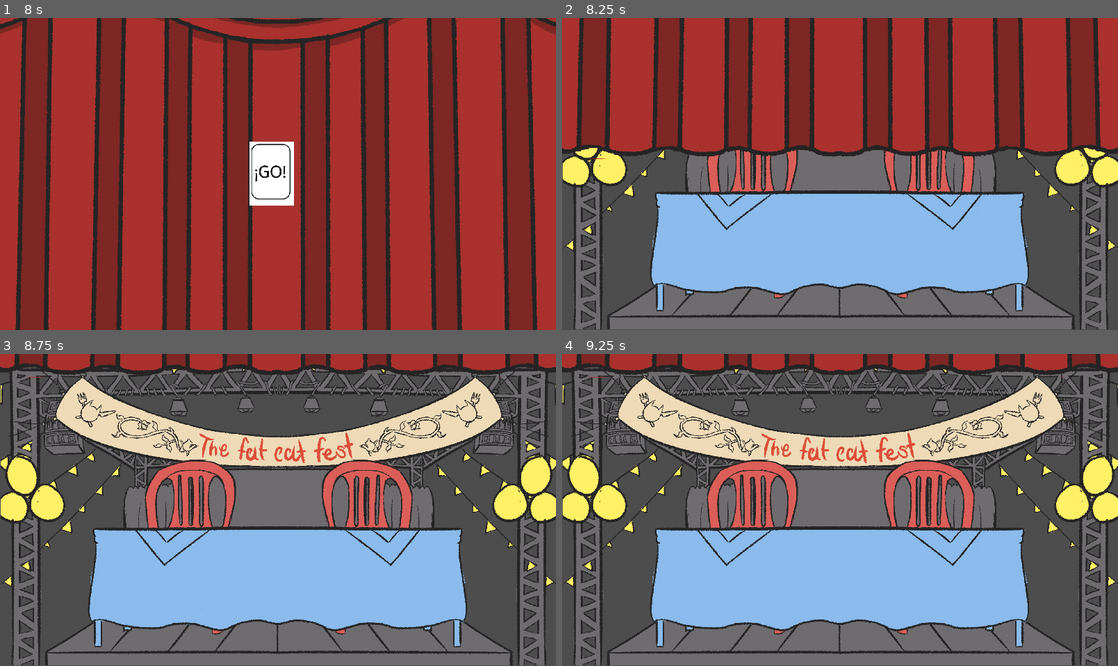
Above: before the commit, frames 1-4 (two rows, left to right).
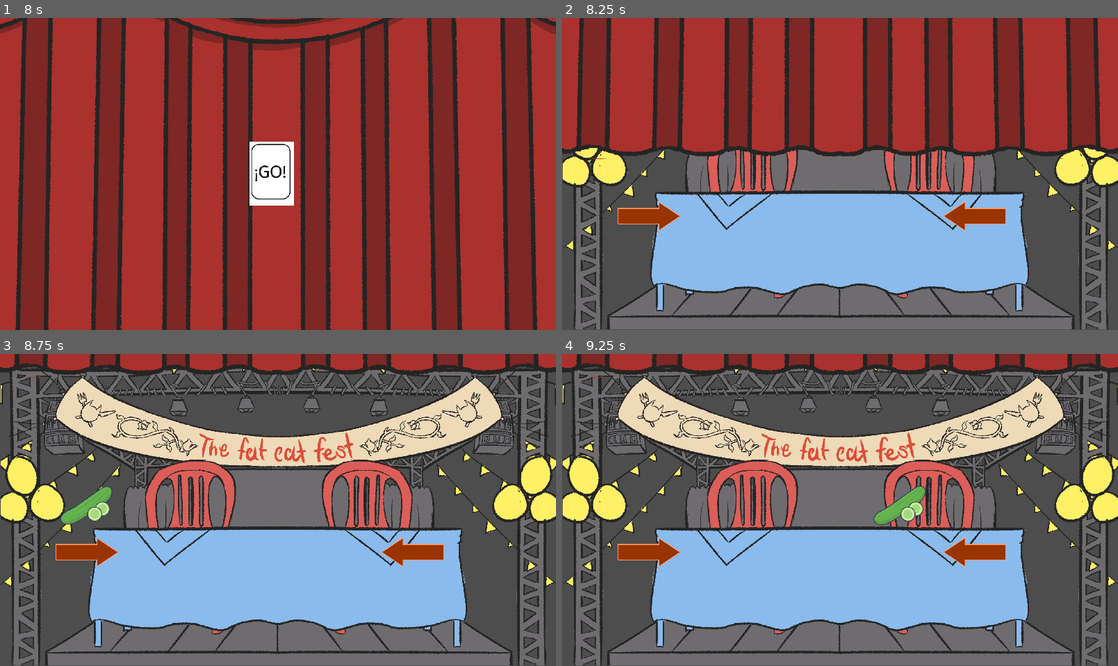
Above: after the commit, the same moments.

Repository: soetgdeznsgk/GGJ24---Fat-Cat-Fest
Game: Godot game, scene res://Escenas/Menus/menu_principal.tscn
The game is run twice, just before and just after one commit, with the same random seed, the same clock (stepped at 60 frames per second) and the same inputs. The engine's default icon, where the game draws it, is replaced by a stand-in: a white triangle on a blue panel in a dark square.
Inputs (mouse positions are in pixels of both pictures, inside the frame that each line leads up to):
- Up to frame 1 (8 s): click "Play" at 0.5 s; click "sp" at 1.25 s; move the mouse to (400, 158) at 2.02 s; hold Right (DerechaPj1) 2.03-2.78 s; tap S (AbajoPj2) at 2.1, 5.1 s; click (400, 158) at 2.17 s; tap Enter at 2.75 s; move the mouse to (166, 189) at 2.77 s; hold Down (AbajoPj1) 2.78-3.53 s; tap W (ArribaPj2) at 2.85, 5.85 s; move the mouse to (333, 105) at 3.52 s; hold Right (DerechaPj1) 3.53-4.28 s; tap D (DerechaPj2) at 3.6, 6.6 s; tap Space at 4.25 s; move the mouse to (250, 236) at 4.27 s; hold Up (ArribaPj1) 4.28-5.03 s; tap A (IzquierdaPj2) at 4.35, 7.35 s; click (250, 236) at 4.42 s; move the mouse to (444, 220) at 5.02 s; hold Left (IzquierdaPj1) 5.03-6.53 s; move the mouse to (111, 127) at 5.77 s; move the mouse to (305, 174) at 6.52 s; hold Down (AbajoPj1) 6.53-7.28 s; click (305, 174) at 6.67 s; move the mouse to (194, 96) at 7.27 s; hold Right (DerechaPj1) from 7.28 s (still down)
- Up to frame 2 (8.25 s): move the mouse to (962, 158) at 8.02 s; release Right (DerechaPj1) at 8.03 s; hold Up (ArribaPj1) from 8.03 s (still down); tap S (AbajoPj2) at 8.1 s
- Up to frame 3 (8.75 s): keep holding Up (ArribaPj1)
- Up to frame 4 (9.25 s): move the mouse to (728, 525) at 8.77 s; release Up (ArribaPj1) at 8.78 s; hold Right (DerechaPj1) from 8.78 s (still down); tap W (ArribaPj2) at 8.85 s; click (728, 525) at 8.92 s

Frame 1 is identical in both runs. In frame 2, 1.2% of the frame differs, in the area x 10-80%, y 58-69%; in frame 3, 1.7%; in frame 4, 1.8%, in the area x 10-80%, y 42-69%.
Error before the commit: Attempt to call function 'instantiate' in base 'null instance' on a null instance. (res://Escenas/Maingame/QuickTimeEvent.gd:37)

Commit message:
cambiar rutas quicktime
coso

Diff:
--- a/Escenas/Maingame/QuickTimeEvent.gd
+++ b/Escenas/Maingame/QuickTimeEvent.gd
@@ -2,7 +2,11 @@
 
 @onready var anim = $AnimationPlayer
 @onready var timer = $Timer
-@onready var listaEventos : Array = [load("res://Escenas/Eventos/evento_romper_platos.tscn"), load("res://Escenas/Eventos/evento_pepino.tscn")]
+@onready var listaEventos : Array = [
+load("res://Escenas/Eventos/romperplatos/evento_romper_platos.tscn"),
+load("res://Escenas/Eventos/pepino/evento_pepino.tscn"),
+load("res://Escenas/Eventos/darseduro/evento_darse_duro.tscn")
+]
 
 var lista_random_sfx_go = [load("res://Escenas/Eventos/SFX/miauGo.mp3"), load("res://Escenas/Eventos/SFX/gouu.mp3"),\
  load("res://Escenas/Eventos/SFX/miauugo.mp3")]
